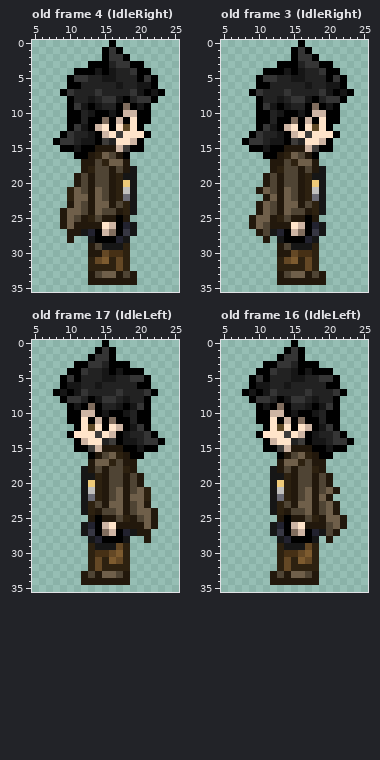
Edited in one commit: pixel-art file (art/OV/Daze/DazeOV.aseprite). That is the earlier state.
32x36 pixels, 24 frames. Colours within 5 levels of each other are drawn and written as one. Shown: old frame 4 (IdleRight): x 5..25, y 0..35; old frame 3 (IdleRight): x 5..25, y 0..35; old frame 17 (IdleLeft): x 5..25, y 0..35; old frame 16 (IdleLeft): x 5..25, y 0..35. The commit also changed other frames, which this record leaves out.
After:
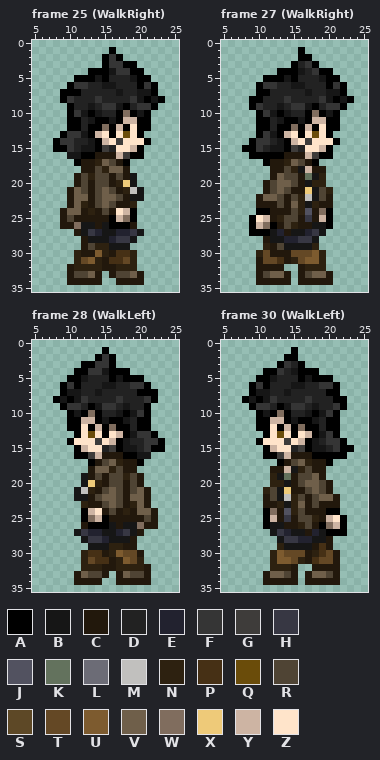
Palette (. is transparent): A #000000  B #161616  C #22180c  D #222222  E #22222f  F #353535  G #3e3c3a  H #373743  J #525260  K #63725d  L #6c6c76  M #c1c0be  N #2d2110  P #463015  Q #6a4c0a  R #4f4434  S #5d4826  T #644825  U #7d5b2f  V #6f5f4a  W #806d5e  X #eeca79  Y #cdb4a3  Z #ffe4ca
A new or re-ordered frame is compared with the old frame closest to it.
Edits made:
frames 24 -> 33
Changed rows in their new state; - is an unchanged pixel.
Frame 25 (WalkRight) is new; against old frame 4 (IdleRight), layers "Cape", "Base":
first column x 8:
 0 --------.-------
 1 -------.A.------
 2 ---------A.-----
 3 -----..-F-A-.---
 4 ---..-A--FFA-.--
 5 --.AAABAD--B-A.-
 6 ---FF--BBD--AF--
 7 --AA--D--B-D-BA.
 8 -AF--DFDDDDFBABA
 9 ---DDBDFFBADFFA-
10 ---FBABDD-WAB---
11 -----B-ABAYY----
12 ---AD-AW-YA--A--
13 ---FBAYZAZQ-A.--
14 ----D--YZG-ZZA--
15 A-FDBBAGDZZY----
16 --BB-ACCCYGAA---
17 ---A--NVRCA-----
18 -----C-NVV-.----
19 -----N---RC-----
21 --C---RVRCNMB---
22 --C---RVVRC-B---
23 ----N-R-RCCN----
24 ----CNC-CZYA----
25 --RC-CC-AYWA----
26 --CWBB-BA-AC----
27 --.--HEBBEEHB---
28 --.-C-BBEHHB----
29 ----CRNN--B-----
30 ---NC-UNC-PN----
31 ---NTUNCPPTN----
32 --CNN--CCN-N----
33 --CRRVC.CR-VC---
34 --CCC--..---C---
Frame 27 (WalkRight) is new; against old frame 3 (IdleRight), layers "Cape", "Base":
first column x 8:
 0 --------.-------
 1 -------.A.------
 2 -------.AA.-----
 3 -----..---A..---
 4 ---..-A---FA-.--
 5 --.AAABAD--B-A.-
 6 ---FF--BBD--AF--
 7 -.AA--D--B-D-BA.
 8 -A---DFDDDDFBABA
 9 -AFDDBDFFBADFFA-
10 ---FBABDD-WAB---
11 -----B-ABAYY----
12 ---AD-AW-YA--A--
13 -.AFBAYZAZQ-A.--
14 .A-FD--YZG-ZZA--
15 A-FDBBAGDZZY----
16 -AA--ACCCYGAA---
17 ---A--NVRCA-----
18 -----C-NBY-C----
19 ---.CV---K-N----
20 -----VV--BNN----
21 --.C-VRC-XBRN---
22 --CV-RC-NMBRC---
23 ---CCRC-NB-CC---
24 --AAC-C-NJCWA---
25 -AZY---R-H-YA---
26 -AYWA-RNCCB-A---
27 -AAA--CBBE------
28 ----B-EEHH------
29 ---NCRB---------
30 --NTC---TTUN----
31 --CTTPCNTUUN----
32 --CCCC..CN-N----
33 --CRVVC.CRVVC---
34 --CCC--.----C---
Frame 28 (WalkLeft) is new; against old frame 17 (IdleLeft), layers "Cape", "Base":
first column x 8:
 0 -------.--------
 1 ------.A.-------
 2 -----.A---------
 3 ---.-A-F-..-----
 4 --.-AFF--A-..---
 5 -.A-B--DABAAA.--
 6 --FA--DBB--FF---
 7 .AB-D-B--D--AA--
 8 ABABFDDDDFD--FA-
 9 -AFFDABFFDBDD---
10 ---BAW-DDBABF---
11 ----YYABA-B-----
12 --A--AY-WA-DA---
13 --.A-QZAZYABF---
14 --AZZ-GZY--D----
15 ----YZZDGABBDF-A
16 ---AAGYCCCA-BB--
17 -----ACRVN--A---
18 ----.-VVN-C-----
19 -----CR---N-----
21 ---BMNCRVR---C--
22 ---B-CRVVR---C--
23 ----NCCR-R-N----
24 ----AYZC-CNC----
25 ----AWYA-CC-CR--
26 ----CA-AB-BBWC--
27 ---BHEEBBEH--.--
28 ----BHHEBB-C-.--
29 -----B--NNCC----
30 ----NP-CN-TTC---
31 ----NTPPCNUTN---
32 ----N-NCC--NNC--
33 ---CV-RC.CVRRC--
34 ---C---..--CCC--
Frame 30 (WalkLeft) is new; against old frame 16 (IdleLeft), layers "Cape", "Base":
first column x 8:
 0 -------.--------
 1 ------.A.-------
 2 -----.AA.-------
 3 ---..A---..-----
 4 --.-AF---A-..---
 5 -.A-B--DABAAA.--
 6 --FA--DBB--FF---
 7 .AB-D-B--D--AA.-
 8 ABABFDDDDFD---A-
 9 -AFFDABFFDBDDFA-
10 ---BAW-DDBABF---
11 ----YYABA-B-----
12 --A--AY-WA-DA---
13 --.A-QZAZYABFA.-
14 --AZZ-GZY--DF-A.
15 ----YZZDGABBDF-A
16 ---AAGYCCCA--AA-
17 -----ACRVN--A---
18 ----C-YBN-C-----
19 ----N-K---VC.---
20 ----NNB--VV-----
21 ---NRBX-CRV-C.--
22 ---CRBMN-CR-VC--
23 ---CC-BN-CRCC---
24 ---AWCJN-C-CAA--
25 ---AY-H-R---YZA-
26 ---A-BCCNR-AWYA-
27 ------EBBC--AAA-
28 ------HHEE-B----
29 ---------BCPC---
30 ----NUTT-C-PTC--
31 ----NUUTNCPTTC--
32 ----N-NC..CCCC--
33 ---CVVRC.CVVRC--
34 ---C----.--CCC--
